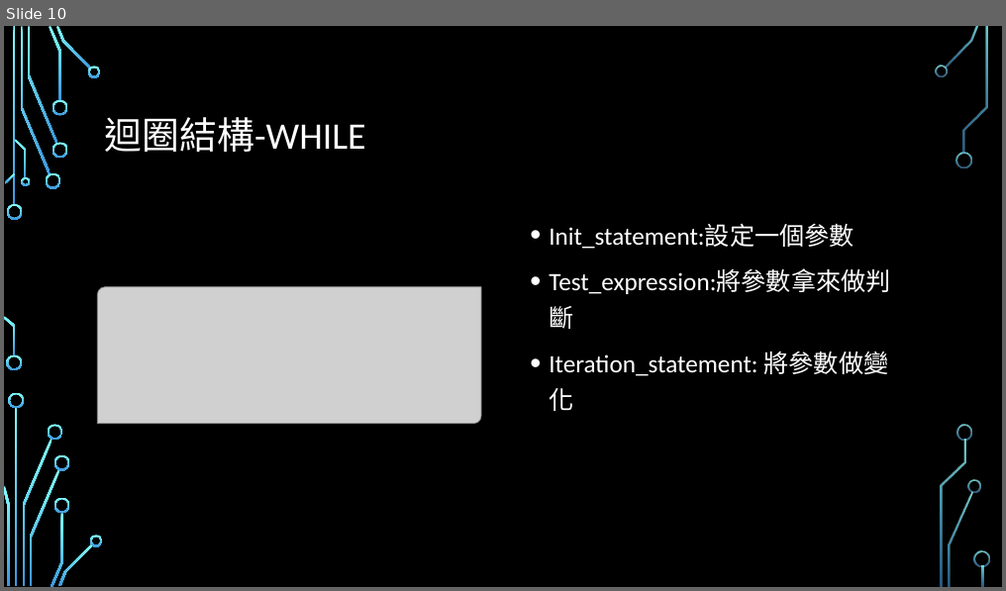
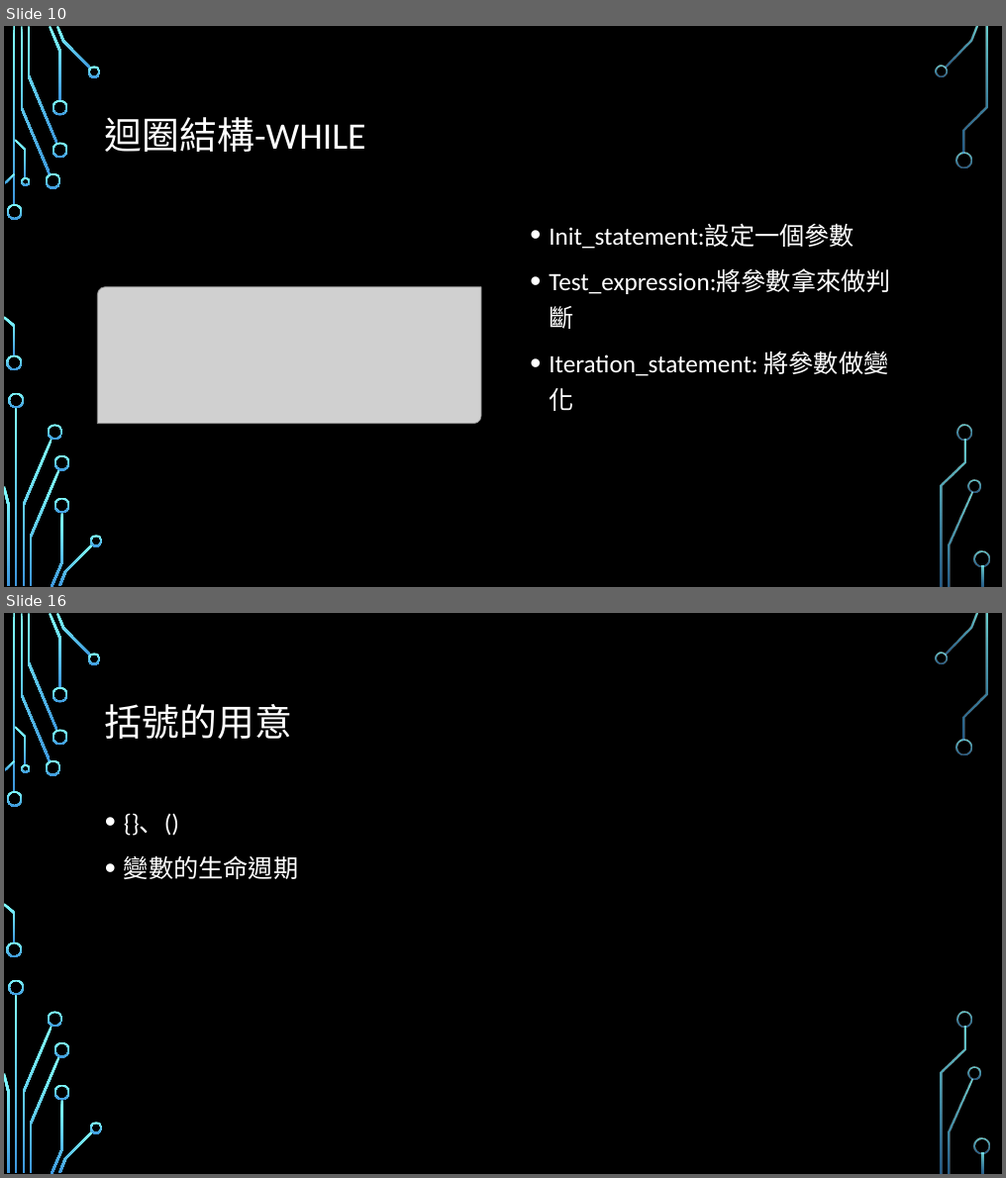
Before and after one commit to Alvin-Lo0729/ncut-java, a slide deck: doc/JAVA0123.pptx. Shown one above the other, each under a label of ours: slide 10 before the commit, slides 10 and 16 after it; the slides between them are not shown. The pictures are 1006x591 and 1006x1178 pixels, drawn with LibreOffice and Linux fonts; fonts in the diff are those of the drawing; grey boxes stand for pictures; background and template pictures are left out. Boxes give left, top, right and bottom in pixels: in the first picture for what was removed or moved away, otherwise in the second. Text is boxed around its words. In the diff, an @@ line names an element or a change of style, - is before the commit and + after.

```diff
--- a/doc/JAVA0123.pptx
+++ b/doc/JAVA0123.pptx
@@ slide 16 added at [4,613,1002,1174], background picture (left out); not listed: 36 template elements that a slide beside it also shows @@
@@ title added at [105,704,292,739], 36 pt, text #FFFFFF @@
+括號的用意
@@ text added at [124,813,298,879], 24 pt, text #FFFFFF @@
+• {}、()
+• 變數的生命週期
```
Also in this commit, not shown: 2 slides changed, 5 other slides added, 12 other files.
